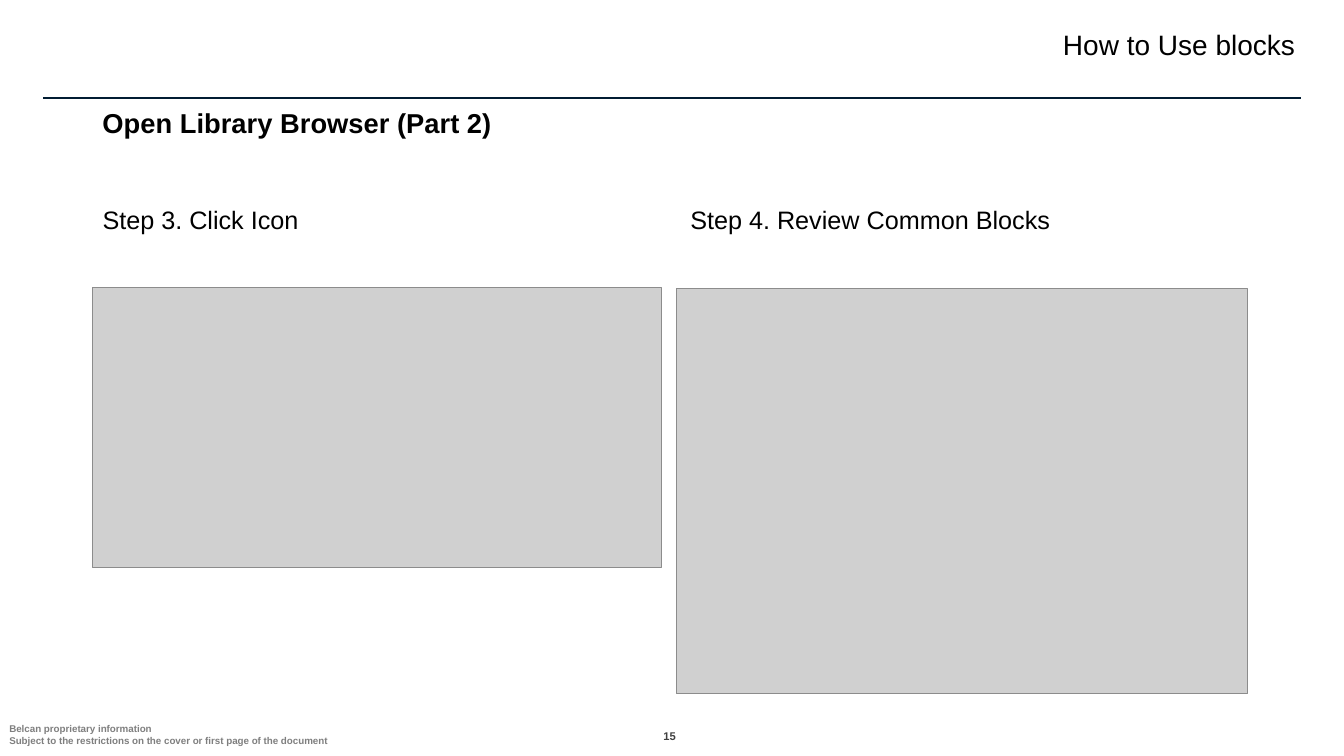
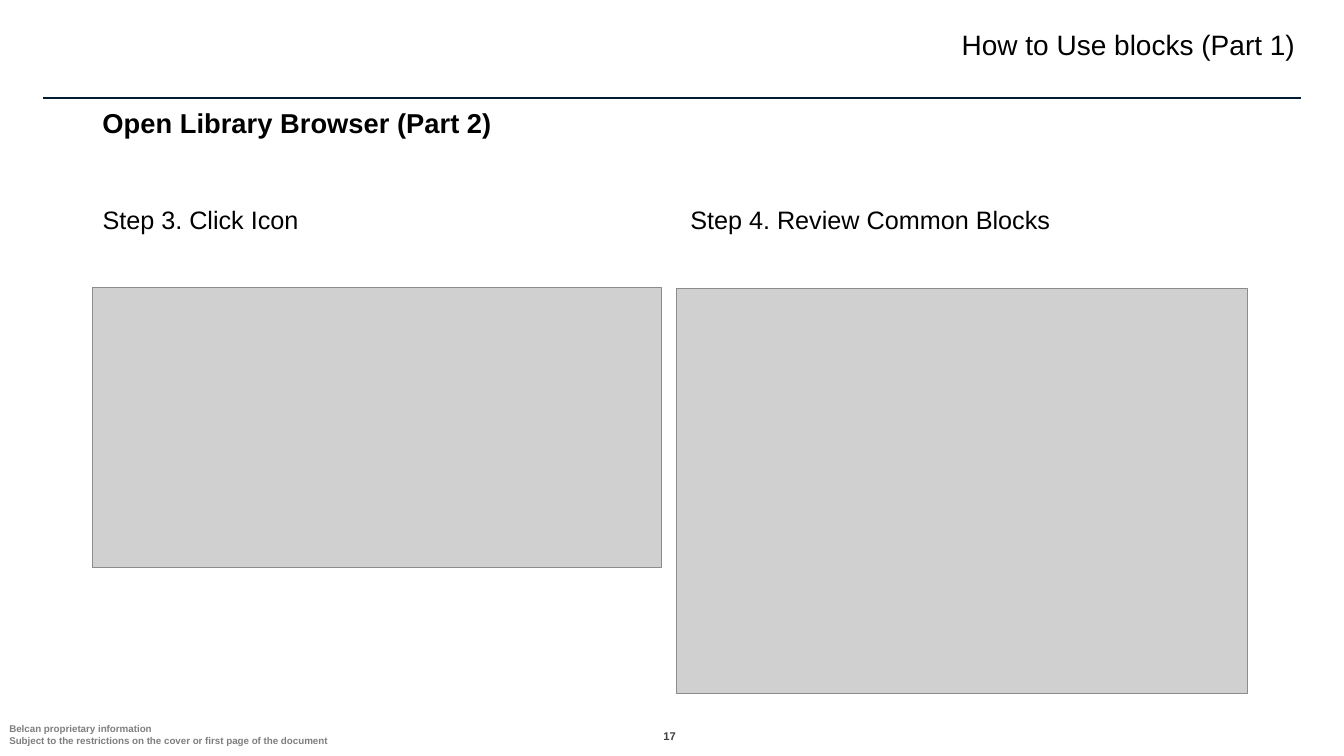
Before and after one commit to ntylerbelcan/aviation-controls-simulink-training-Belcan, a slide deck: slide 17 of ch01/Chapter 1 - Belcan.pptx (slide 15 before the commit). Drawn at 1344x756 pixels with LibreOffice and Linux fonts; fonts in the diff are those of the drawing; grey boxes stand for pictures; background and template pictures are left out. Boxes give left, top, right and bottom in pixels: in the first picture for what was removed or moved away, otherwise in the second. Text is boxed around its words. In the diff, an @@ line names an element or a change of style, - is before the commit and + after.

```diff
--- a/ch01/Chapter 1 - Belcan.pptx
+++ b/ch01/Chapter 1 - Belcan.pptx
@@ text at [962, 34, 1295, 60]: text changed @@
-How to Use blocks
+How to Use blocks (Part 1)
@@ page number at [663, 732, 675, 740]: text changed @@
-15
+17
```
Also in this commit, not shown: 22 other slides changed, 16 slides added, 4 other files.
